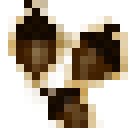
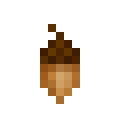
Comparing the layer stacks of the two 128px x 128px images. Changes:
hid group "V2 dark" (4 layers) over <box>8,0,128,128</box>
added layer "V2 single" above "V2" over <box>40,24,80,104</box>
hid group "V2" (4 layers) over <box>8,0,128,128</box>
